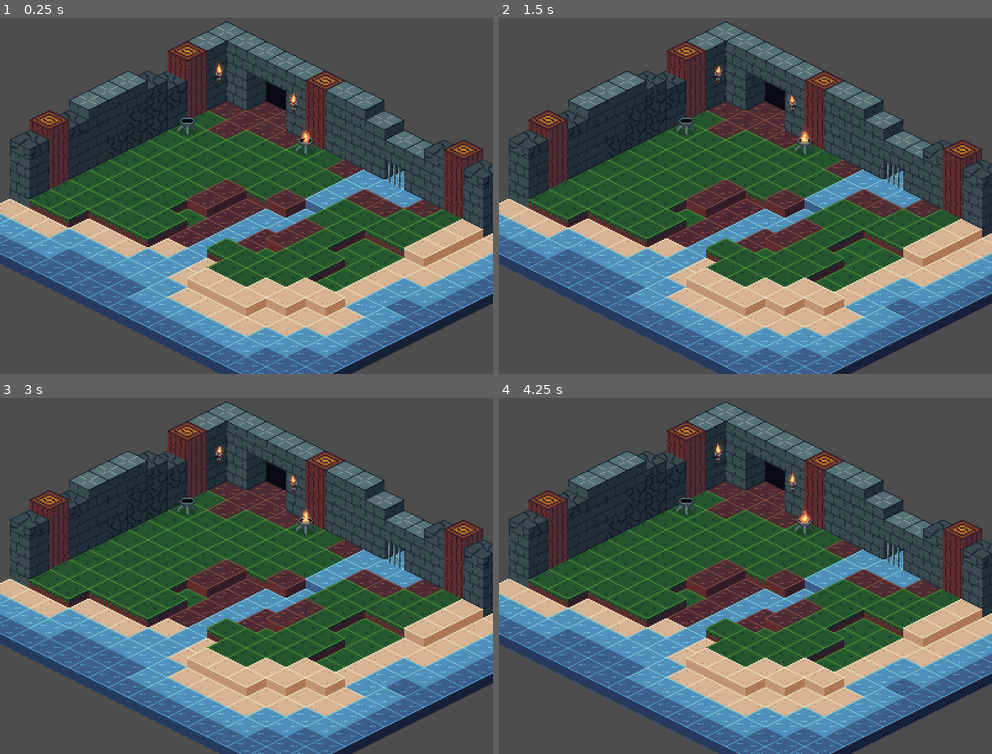
Above: before the commit, frames 1-4 (two rows, left to right).
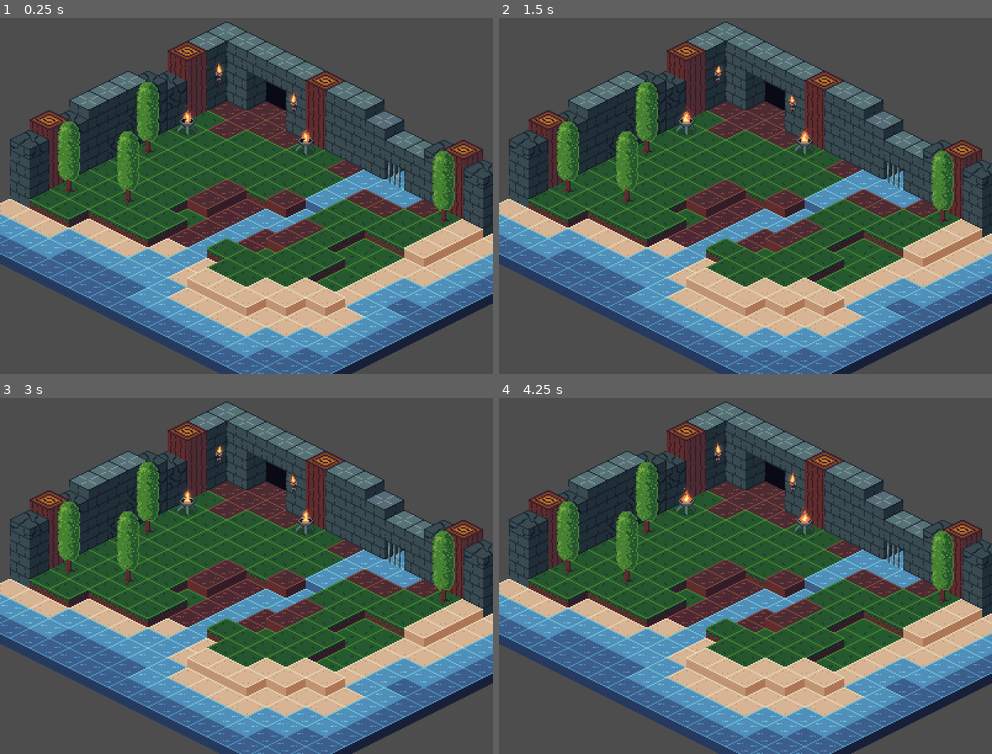
Above: after the commit, the same moments.

Repository: Paraldos/isometric
Game: Godot game, scene res://level.tscn
The game is run twice, just before and just after one commit, with the same random seed, the same clock (stepped at 60 frames per second) and the same inputs.
Inputs:
- Up to frame 1 (0.25 s): no input
- Up to frame 2 (1.5 s): no input
- Up to frame 3 (3 s): no input
- Up to frame 4 (4.25 s): no input

The runs differ from the first frame. In frame 1, 2.7% of the frame differs, in the area x 11-93%, y 17-58%; in frame 2, 2.7%; in frame 3, 2.7%; in frame 4, 2.7%.

Commit message:
working on trees

Diff:
--- /dev/null
+++ b/deco/tree.tscn
@@ -0,0 +1,14 @@
+[gd_scene format=3 uid="uid://c3k68d6hkpjmx"]
+
+[ext_resource type="PackedScene" uid="uid://bisl3ua8h2vk7" path="res://deco/deco_template.tscn" id="1_d1oxj"]
+[ext_resource type="Texture2D" uid="uid://creajl3hlika8" path="res://assets/img/trees.png" id="2_hf208"]
+
+[node name="Tree" unique_id=723009896 instance=ExtResource("1_d1oxj")]
+
+[node name="GuidingBlock" parent="." index="0" unique_id=1429915701]
+position = Vector2(0, 8)
+frame = 2
+
+[node name="Sprite2D" type="Sprite2D" parent="." index="1" unique_id=2082974432]
+position = Vector2(0, -24)
+texture = ExtResource("2_hf208")
--- a/level.tscn
+++ b/level.tscn
@@ -3,6 +3,7 @@
 [ext_resource type="TileSet" uid="uid://bav5icqvendpw" path="res://tiles/TileSet.tres" id="1_u52ul"]
 [ext_resource type="PackedScene" uid="uid://ds2u3gvnp38pc" path="res://deco/torch.tscn" id="2_oi3di"]
 [ext_resource type="PackedScene" uid="uid://cgte4007nabhe" path="res://deco/fire_bowl.tscn" id="3_oi3di"]
+[ext_resource type="PackedScene" uid="uid://c3k68d6hkpjmx" path="res://deco/tree.tscn" id="4_0b4ue"]
 
 [node name="Level" type="Node2D" unique_id=1252869144]
 
@@ -40,7 +41,18 @@
 
 [node name="FireBowl" parent="Node2D" unique_id=836105076 instance=ExtResource("3_oi3di")]
 position = Vector2(144, 40)
-fire_on = false
 
 [node name="FireBowl2" parent="Node2D" unique_id=1183929566 instance=ExtResource("3_oi3di")]
 position = Vector2(240, 56)
+
+[node name="Tree" parent="Node2D" unique_id=350592522 instance=ExtResource("4_0b4ue")]
+position = Vector2(96, 96)
+
+[node name="Tree3" parent="Node2D" unique_id=750986595 instance=ExtResource("4_0b4ue")]
+position = Vector2(112, 56)
+
+[node name="Tree4" parent="Node2D" unique_id=541713267 instance=ExtResource("4_0b4ue")]
+position = Vector2(48, 88)
+
+[node name="Tree2" parent="Node2D" unique_id=639737974 instance=ExtResource("4_0b4ue")]
+position = Vector2(352, 112)
Binary file changed: assets/img/trees.aseprite
Binary file added: assets/img/trees.png
Not shown, added: assets/img/trees.png.import
